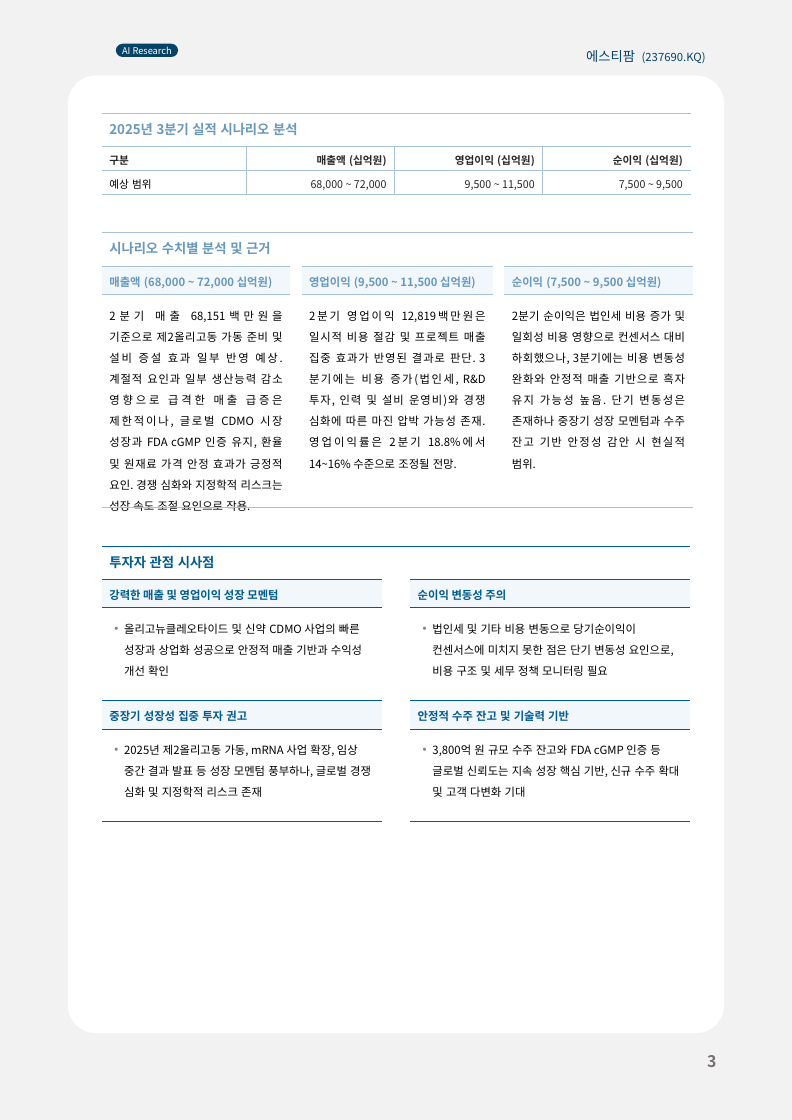
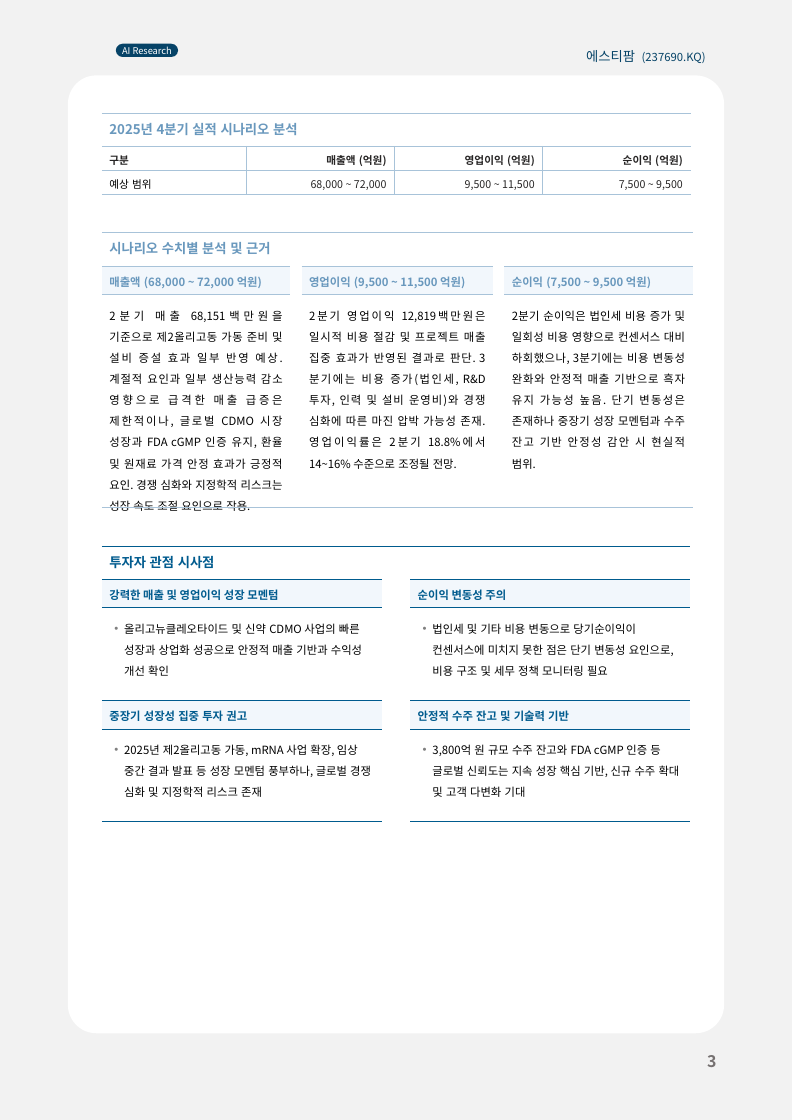
Before and after one commit to kyoujinkim/AI_Reporter, a slide deck: slide 3 of data/config/template.pptx. Drawn at 792x1120 pixels with LibreOffice and Linux fonts; fonts in the diff are those of the drawing; background and template pictures are left out. Boxes give left, top, right and bottom in pixels: in the first picture for what was removed or moved away, otherwise in the second. Text is boxed around its words. In the diff, an @@ line names an element or a change of style, - is before the commit and + after.

```diff
--- a/data/config/template.pptx
+++ b/data/config/template.pptx
@@ table at <box>102,113,690,194</box> @@
-row 1, column 1: 2025년 3분기 실적 시나리오 분석
+row 1, column 1: 2025년 4분기 실적 시나리오 분석
-row 2: 구분 | 매출액 (십억원) | 영업이익 (십억원) | 순이익 (십억원)
+row 2: 구분 | 매출액 (억원) | 영업이익 (억원) | 순이익 (억원)
@@ table at <box>102,233,691,515</box> @@
-row 2: 매출액 (68,000 ~ 72,000 십억원) |  | 영업이익 (9,500 ~ 11,500 십억원) |  | 순이익 (7,500 ~ 9,500 십억원)
+row 2: 매출액 (68,000 ~ 72,000 억원) |  | 영업이익 (9,500 ~ 11,500 억원) |  | 순이익 (7,500 ~ 9,500 억원)
```
Also in this commit, not shown: 1 other slide changed.
